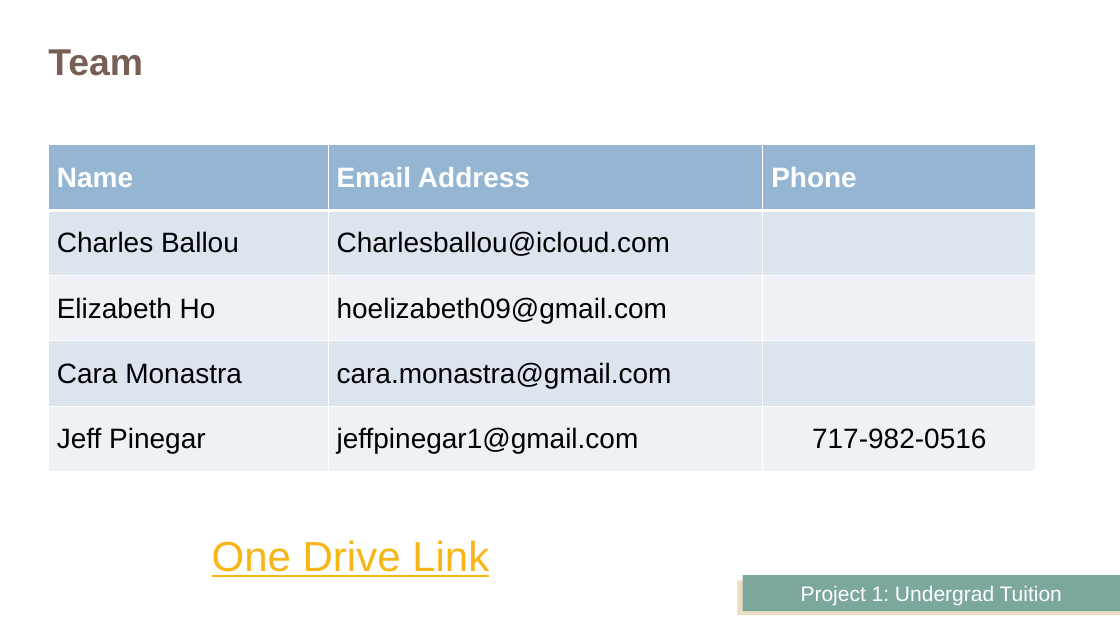
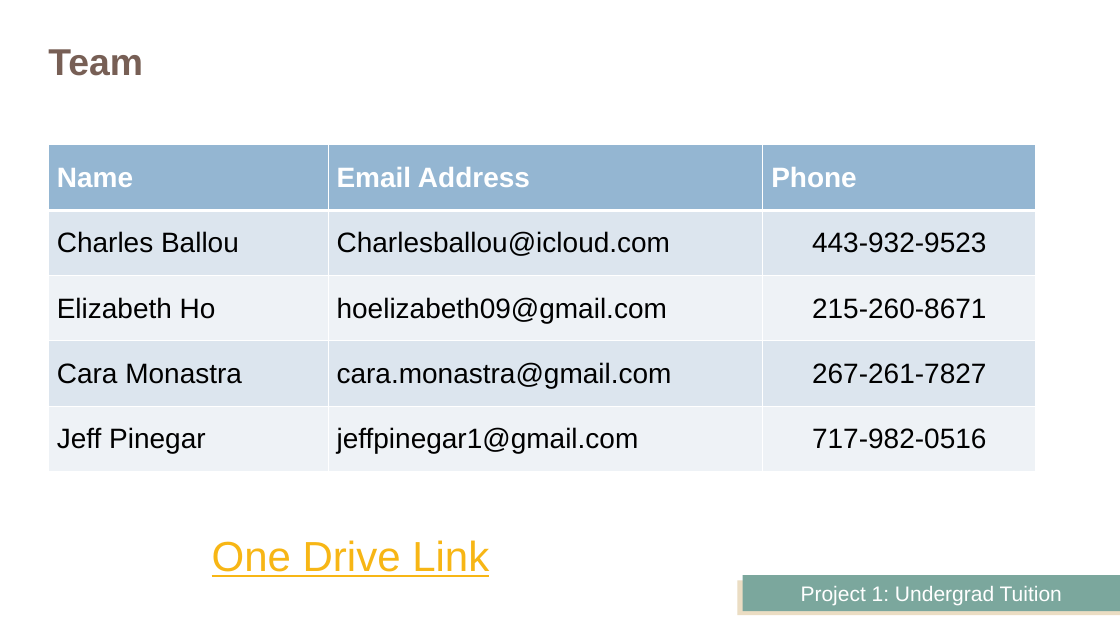
Before and after one commit to JeffPinegar/Proj1_undergraduate, a slide deck: slide 4 of Presentation/Getting Started.pptx. Drawn at 1120x630 pixels with LibreOffice and Linux fonts; fonts in the diff are those of the drawing. Boxes give left, top, right and bottom in pixels: in the first picture for what was removed or moved away, otherwise in the second. Text is boxed around its words. In the diff, an @@ line names an element or a change of style, - is before the commit and + after.

```diff
--- a/Presentation/Getting Started.pptx
+++ b/Presentation/Getting Started.pptx
@@ table at [49,145,1037,472] @@
-row 2, column 3: 
+row 2, column 3: 443-932-9523
-row 3, column 3: 
+row 3, column 3: 215-260-8671
-row 4, column 3: 
+row 4, column 3: 267-261-7827
```
Also in this commit, not shown: 2 other slides changed, 5 other files.
